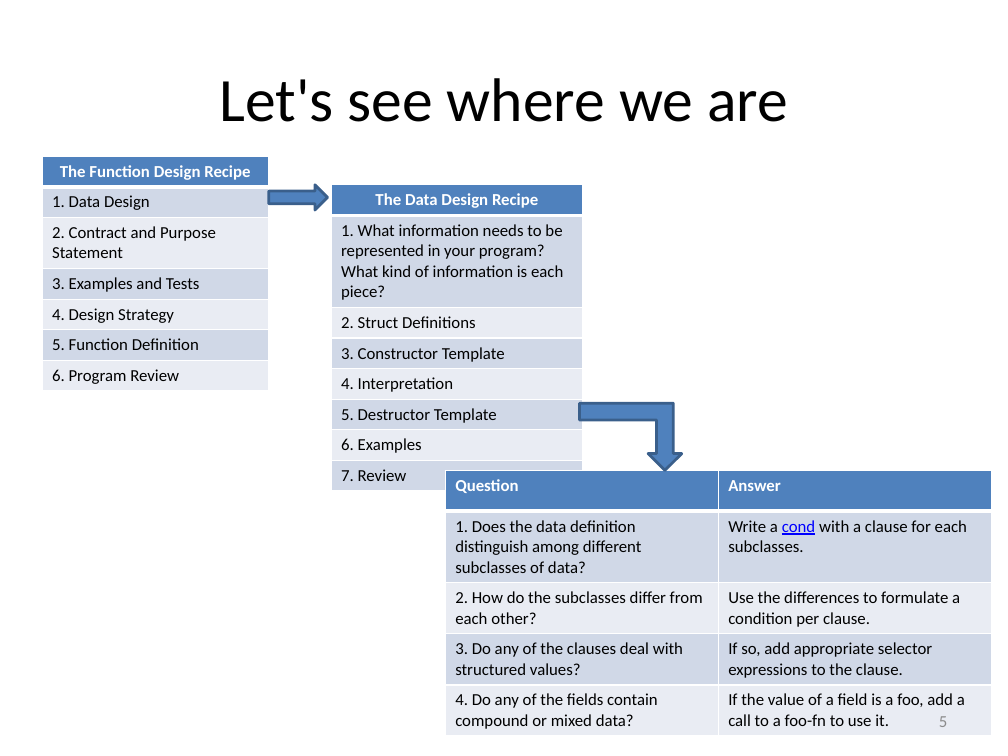
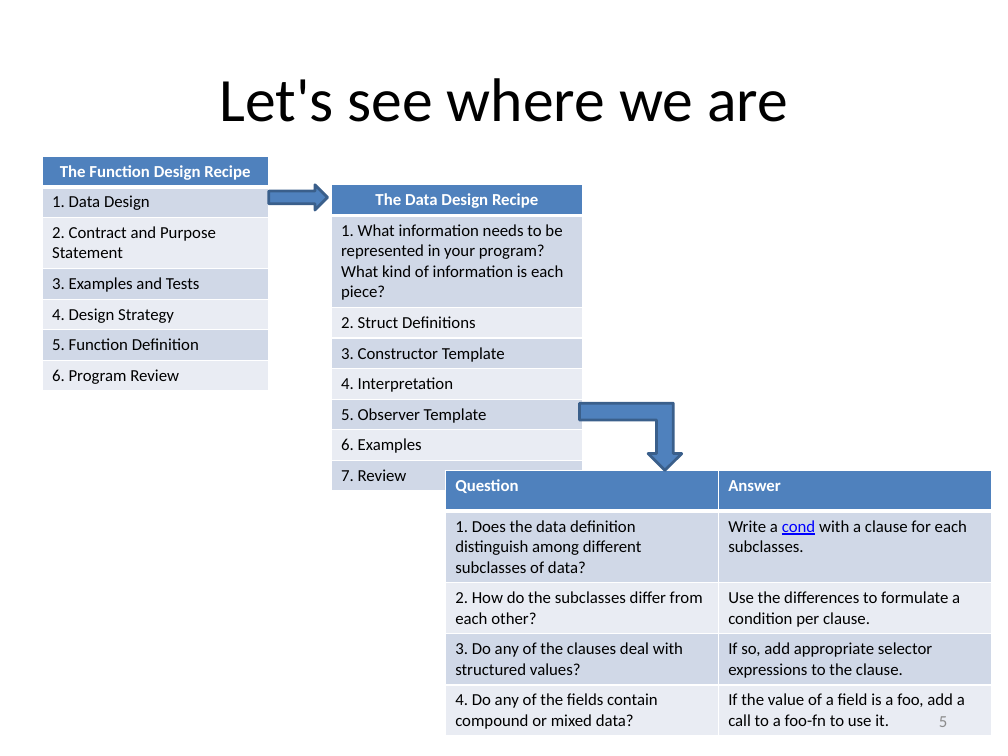
Before and after one commit to mwand/cs5010f16, a slide deck: slide 5 of Slides/Lesson 1.4 Templates.pptx. Drawn at 1008x756 pixels with LibreOffice and Linux fonts; fonts in the diff are those of the drawing. Boxes give left, top, right and bottom in pixels: in the first picture for what was removed or moved away, otherwise in the second. Text is boxed around its words. In the diff, an @@ line names an element or a change of style, - is before the commit and + after.

```diff
--- a/Slides/Lesson 1.4 Templates.pptx
+++ b/Slides/Lesson 1.4 Templates.pptx
@@ table at [331, 184, 583, 487] @@
-row 6, column 1: 5. Destructor Template
+row 6, column 1: 5. Observer Template
```
Also in this commit, not shown: 5 other slides changed, 44 other files.
